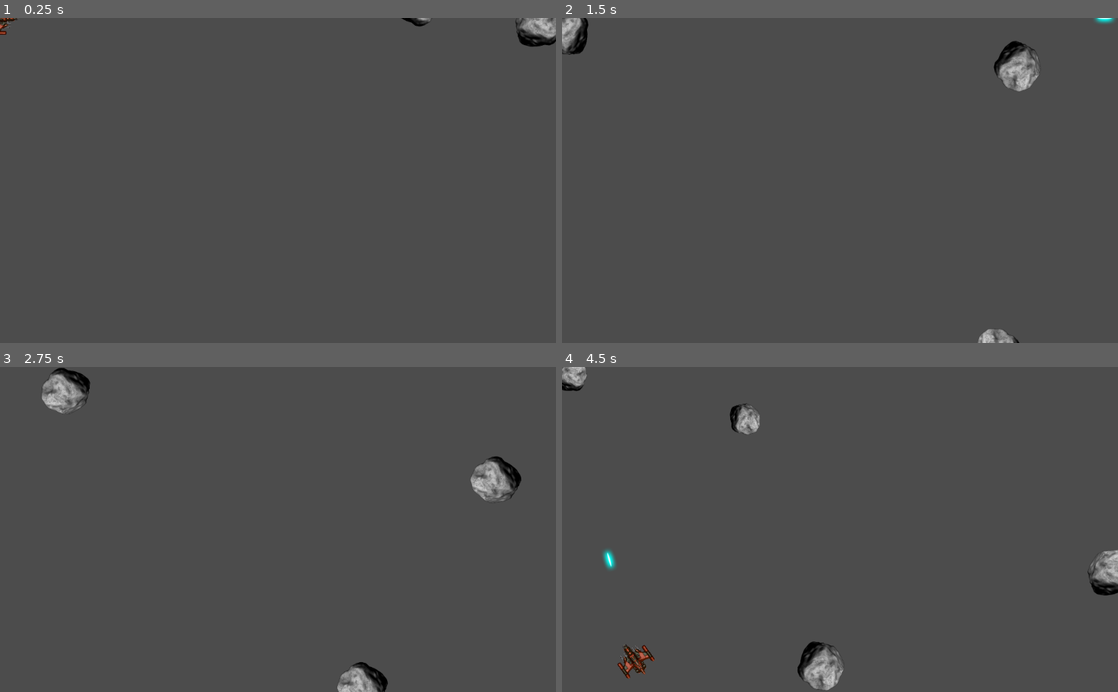
Above: before the commit, frames 1-4 (two rows, left to right).
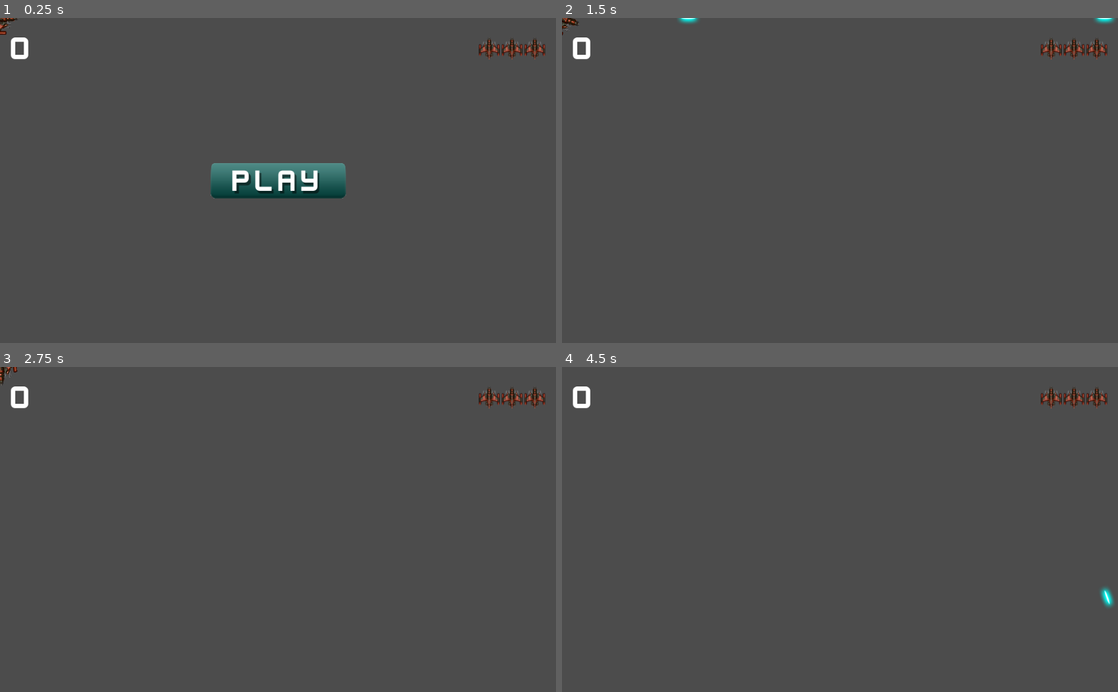
Above: after the commit, the same moments.

Repository: arch13b4ld/godot-game-engine-projects
Game: Godot game, scene res://data/Main.tscn
Two runs of this game, one before a commit and one after it. Both use one fixed random seed, a clock stepped at 60 frames per second and the inputs below.
Inputs (mouse positions are in pixels of both pictures, inside the frame that each line leads up to):
- Up to frame 1 (0.25 s): no input
- Up to frame 2 (1.5 s): click (840, 180) at 0.52 s; hold Right (rotate_right) from 1.28 s (still down); hold Space (shoot) from 1.28 s (still down)
- Up to frame 3 (2.75 s): release Right (rotate_right) at 2.03 s; release Space (shoot) at 2.03 s; hold Left (rotate_left) from 2.03 s (still down); tap Space (shoot) at 2.1 s
- Up to frame 4 (4.5 s): release Left (rotate_left) at 2.78 s; hold Right (rotate_right) 2.78-3.53 s; hold Space (shoot) 2.78-3.53 s; hold W (thrust) 3.53-4.28 s; tap Space (shoot) at 3.6 s; hold Left (rotate_left) from 4.28 s (still down); hold Space (shoot) from 4.28 s (still down)

The runs differ from the first frame. In frame 1, 3.7% of the frame differs, in the area x 1-100%, y 0-56%; in frame 2, 1.9%; in frame 3, 2.7%; in frame 4, 2.9%.
Error after the commit: Invalid call. Nonexistent function 'start' in base 'RigidBody2D (Player.gd)'. (res://data/Main.gd:31)

Commit message:
Added  new game and level creation logic to Main scane

Diff:
--- a/04-space-rocks/data/Explosion.tscn
+++ b/04-space-rocks/data/Explosion.tscn
@@ -23,6 +23,7 @@
 texture = ExtResource( 1 )
 vframes = 8
 hframes = 8
+frame = 62
 
 [node name="AnimationPlayer" type="AnimationPlayer" parent="."]
 anims/explosion = SubResource( 1 )
--- a/04-space-rocks/data/Main.gd
+++ b/04-space-rocks/data/Main.gd
@@ -4,6 +4,35 @@
 
 var screensize = Vector2()
 var base_velocity = Vector2(1, 0)
+var level = 0
+var score = 0
+var playing = false
+var difficulty = 3
+
+func game_over():
+	playing = false
+	$HUD.game_over()
+
+func new_level():
+	level += 1
+	$HUD.show_message("Wave %s" % level)
+
+	for i in range(level):
+		spawn_rock(difficulty)
+
+func new_game():
+	for rock in $Rocks.get_children():
+		rock.queue_free()
+
+	level = 0
+	score = 0
+
+	$HUD.update_score(score)
+	$Player.start()
+	$HUD.show_message("Get Ready!")
+	yield($HUD/TimerMessage, "timeout")
+	playing = true
+	new_level()
 
 func spawn_rock(size, position=null, velocity=null):
 	if !position:
@@ -35,11 +64,12 @@
 	bullet.start(position, direction)
 	add_child(bullet)
 
+func _process(delta):
+	if playing and $Rocks.get_child_count() == 0:
+		new_level()
+
 func _ready():
 	randomize()
-
 	screensize = get_viewport().get_visible_rect().size
 	$Player.screensize = screensize
-
-	for i in range(3):
-		spawn_rock(3)
+	new_game()
--- a/04-space-rocks/data/Main.tscn
+++ b/04-space-rocks/data/Main.tscn
@@ -1,9 +1,10 @@
-[gd_scene load_steps=6 format=2]
+[gd_scene load_steps=7 format=2]
 
 [ext_resource path="res://data/player/Player.tscn" type="PackedScene" id=1]
 [ext_resource path="res://assets/space_background.png" type="Texture" id=2]
 [ext_resource path="res://data/Main.gd" type="Script" id=3]
 [ext_resource path="res://data/rock/Rock.tscn" type="PackedScene" id=4]
+[ext_resource path="res://data/ui/HUD.tscn" type="PackedScene" id=5]
 
 [sub_resource type="Curve2D" id=1]
 _data = {
@@ -28,4 +29,7 @@
 rotation = 1.5708
 
 [node name="Rocks" type="Node" parent="."]
+
+[node name="HUD" parent="." instance=ExtResource( 5 )]
 [connection signal="shoot" from="Player" to="." method="_on_Player_shoot"]
+[connection signal="start_game" from="HUD" to="." method="new_game"]
